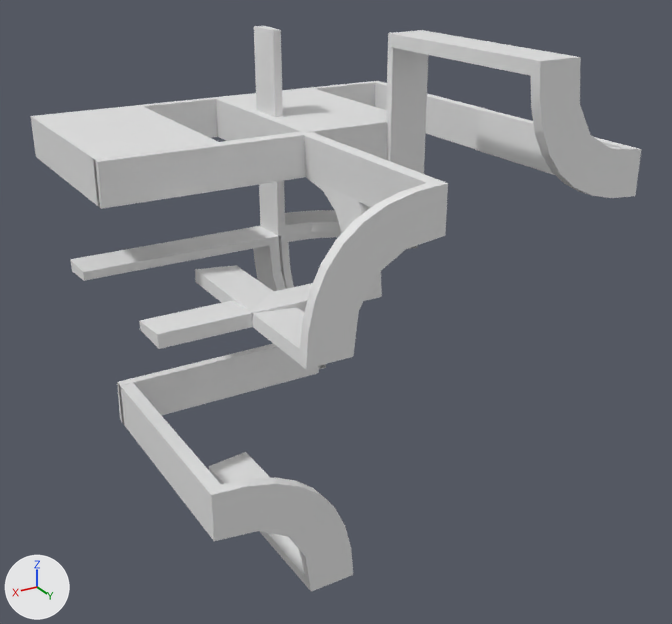
The OBJ model data/bmc/SET_4W2C/t_057.obj as it was, and as the next commit left it.
The view is the same before and after, from a 50 mm lens placed at (1.028, 1.811, 0.752), pointed at (-0.017, 0.069, -0.118). Every picture has the same lights, and +X, +Y and +Z are marked at lower left. Where no turn or scale is listed for an object, it has been applied to the vertices.

The first picture shows 't_057'.
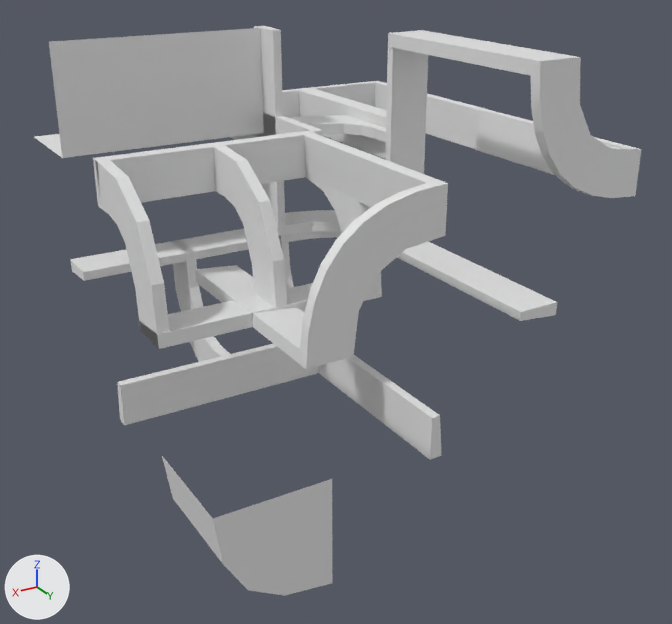
What differs and where, as boxes (x1, y1, x2, y2) in the pictures (672 x 624 px):
't_057', reshaped
    before: (31, 26, 641, 591)
    after: (34, 26, 641, 596)
part 1 of me_t_057, rebuilt (28% narrower, 33% shorter)
    before: (118, 383, 353, 591)
    after: (162, 456, 332, 596)
part 2 of me_t_057, added
    after: (319, 355, 441, 460)
part 3 of me_t_057, built on
    before: (31, 97, 314, 207)
    after: (34, 26, 623, 425)
part 4 of me_t_057, added
    after: (397, 242, 557, 321)

The edits, one by one:
me_t_057 is used by ob_t_057; location (0.0, 0.0, 0.0).
me_t_057 had 448 vertices, 868 faces and spanned x -0.5..0.5, y -0.5..0.5, z -0.5..0.501.
me_t_057 now has 774 vertices, 1497 faces and spans x -0.5..0.5, y -0.5..0.5, z -0.5..0.501.
me_t_057 part 1: the loose piece of 44 vertices spanning x 0.2..0.5, y 0.0..0.5, z -0.5..-0.2 is rebuilt with 11 vertices and now spans x 0.25..0.5, y 0.25..0.5, z -0.5..-0.25.
me_t_057 part 2: a new loose piece of 46 vertices spanning x -0.03..0.0, y 0.0..0.479, z -0.3..-0.2.
me_t_057 part 3: 20 vertices removed from x 0.025..0.5, y -0.5..0.0, z 0.2..0.3; 279 vertices added at x -0.5..0.5, y -0.5..0.286, z -0.3..0.501.
me_t_057 part 4: 54 vertices added at x -0.3..-0.2, y 0.062..0.5, z -0.03..0.0.
